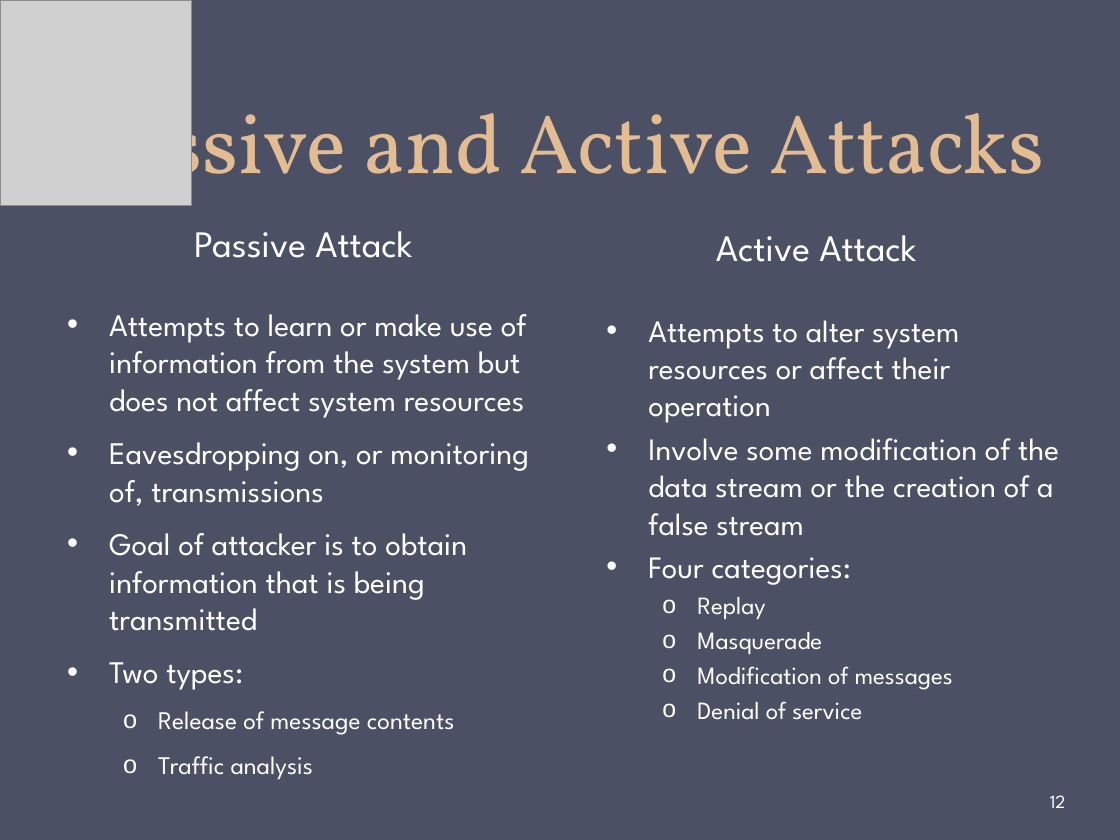
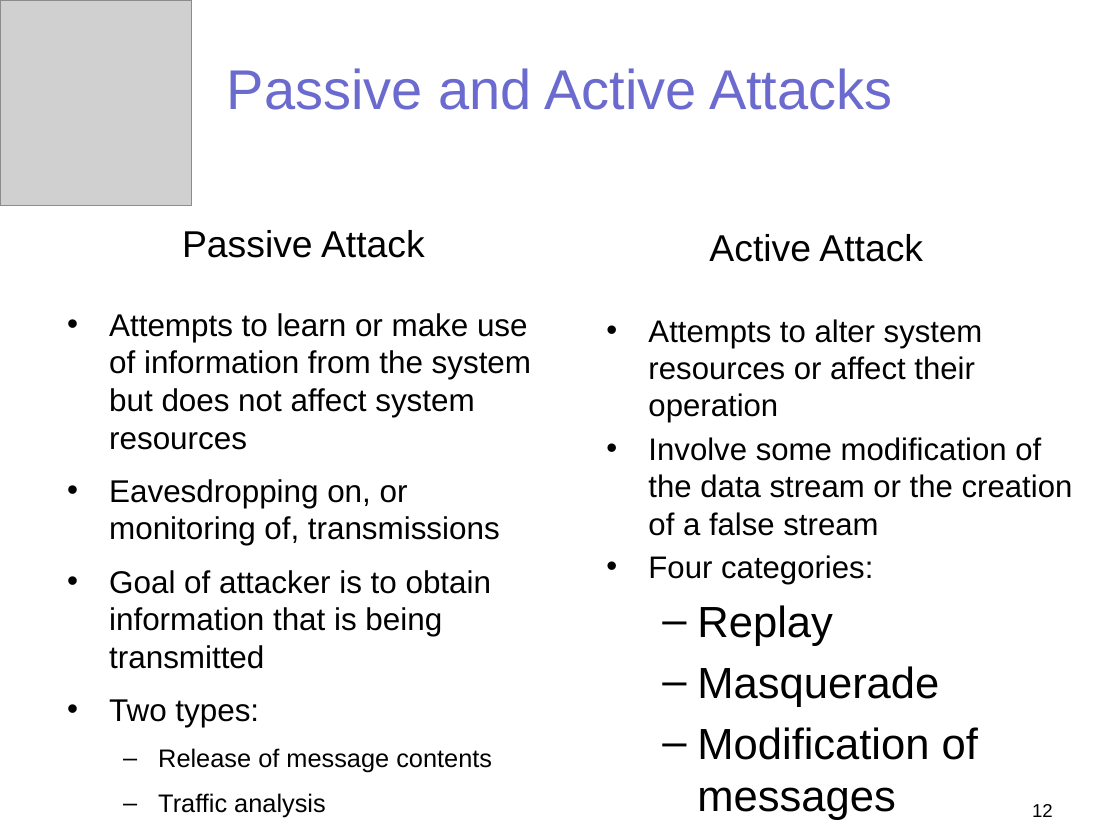
Before and after one commit to gulaoshi/gu.github.io, a slide deck: slide 12 of InfoSec/PPTs/CH01-Overview.pptx. Drawn at 1120x840 pixels with LibreOffice and Linux fonts; fonts in the diff are those of the drawing; grey boxes stand for pictures. Boxes give left, top, right and bottom in pixels: in the first picture for what was removed or moved away, otherwise in the second. Text is boxed around its words. In the diff, an @@ line names an element or a change of style, - is before the commit and + after.

```diff
--- a/InfoSec/PPTs/CH01-Overview.pptx
+++ b/InfoSec/PPTs/CH01-Overview.pptx
@@ background #4B5064 to #FFFFFF @@
@@ title "Passive and Active Attacks": place and size @@
-title "Passive and Active Attacks" at [75,93,1044,206]
+title "Passive and Active Attacks" at [227,68,892,110]
@@ title "Passive and Active Attacks" at [227,68,892,110]: size 54 to 36 pt, font Vollkorn to Arial, text colour #E3BC92 to #6B6BCF; line spacing 58pt to 1; vertical alignment bottom to middle @@
@@ text "Passive Attack" at [182,230,425,258]: font League Spartan to Arial, text colour #FFFFFF to #000000 @@
@@ text "Active Attack" at [709,234,923,262]: font League Spartan to Arial, text colour #FFFFFF to #000000 @@
@@ text "Attempts to learn or make ..." at [109,313,531,817]: font League Spartan to Arial, text colour #FFFFFF to #000000; bullet o to – @@
@@ text "Attempts to alter system resources ..." at [648,319,1073,820]: font League Spartan to Arial, text colour #FFFFFF to #000000; size 16 to 28 pt in "Replay", "Masquerade", "Modification of messages", "Denial of service"; bullet o to –; more space between paragraphs @@
@@ page number: place and size @@
-page number at [1050,795,1066,808]
+page number at [1032,804,1053,817]
@@ page number at [1032,804,1053,817]: font League Spartan to Arial, text colour #FFFFFF to #000000; alignment left to right; vertical alignment middle to top @@
```
Also in this commit, not shown: 16 other slides changed, 7 other files.
